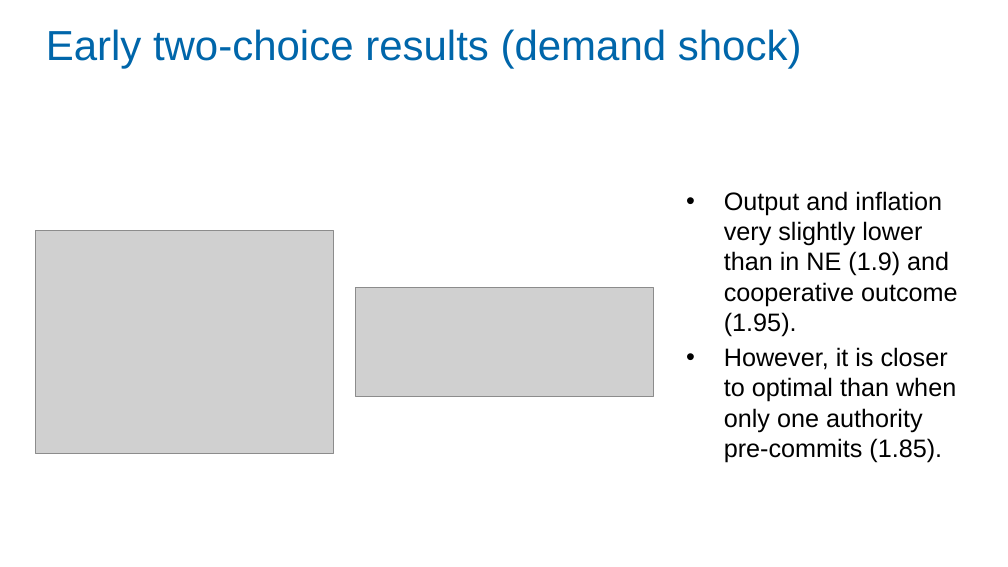
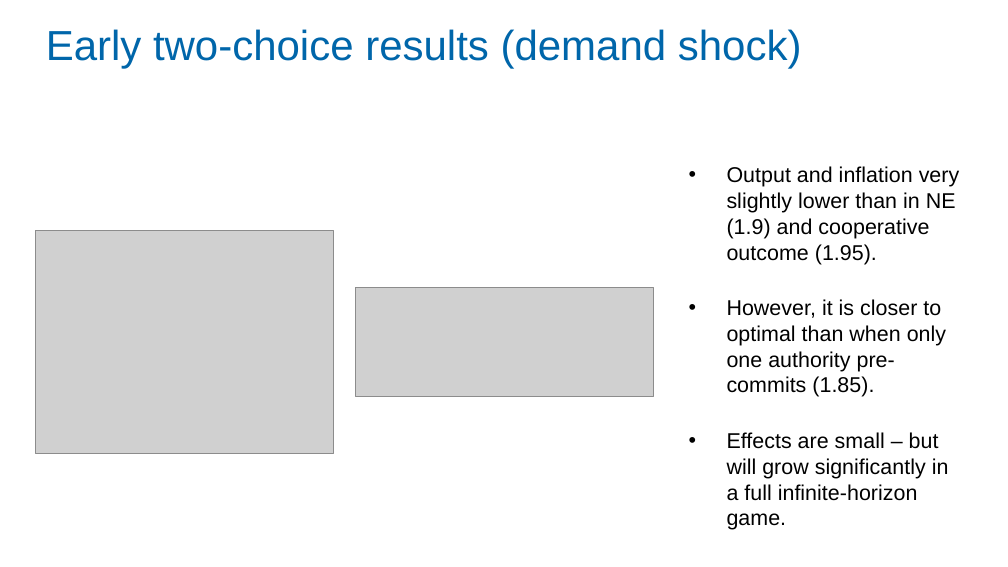
Before and after one commit to Zjub/TVHENZ, a slide deck: slide 24 of MF coordination/SI_game/Monetary and Fiscal Policy Coordination.pptx (slide 25 before the commit). Drawn at 1008x567 pixels with LibreOffice and Linux fonts; fonts in the diff are those of the drawing; grey boxes stand for pictures. Boxes give left, top, right and bottom in pixels: in the first picture for what was removed or moved away, otherwise in the second. Text is boxed around its words. In the diff, an @@ line names an element or a change of style, - is before the commit and + after.

```diff
--- a/MF coordination/SI_game/Monetary and Fiscal Policy Coordination.pptx
+++ b/MF coordination/SI_game/Monetary and Fiscal Policy Coordination.pptx
@@ text "Output and inflation very slightly ...": place and size @@
-text "Output and inflation very slightly ..." at <box>724,191,958,463</box>
+text "Output and inflation very slightly ..." at <box>727,166,960,501</box>
@@ text at <box>727,166,960,397</box>: size 18 to 15.3 pt in "Output and inflation very slightly lower than ...", "However, it is closer to optimal than ..." @@
@@ text at <box>727,432,949,501</box>: paragraph added @@
+• Effects are small – but will grow significantly in a full infinite-horizon game.
```
Also in this commit, not shown: 14 other slides changed, 1 slide removed, 2 other files.
